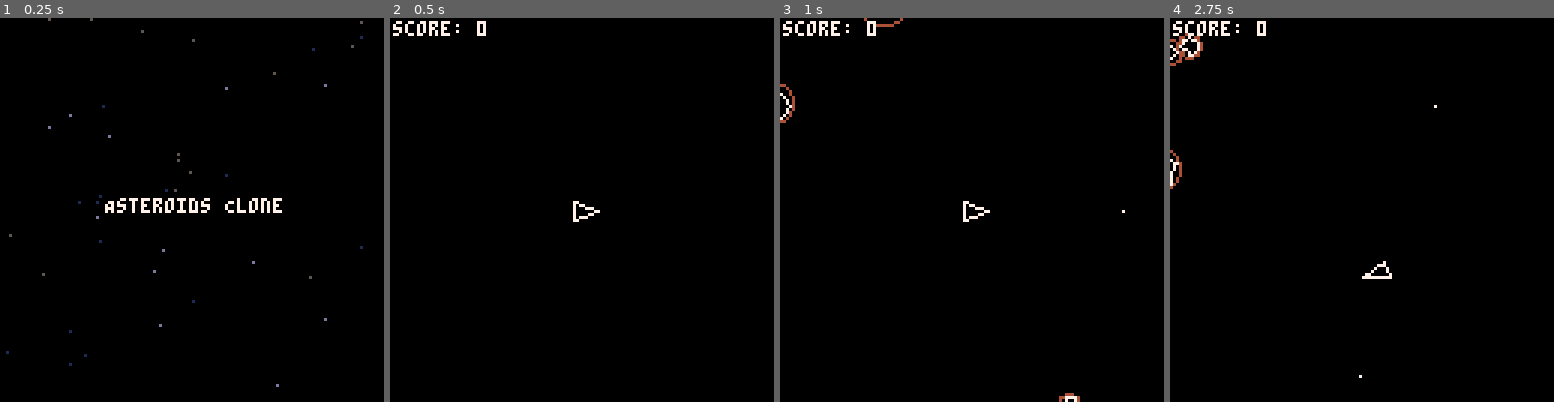
Above: before the commit, frames 1-4 (left to right).
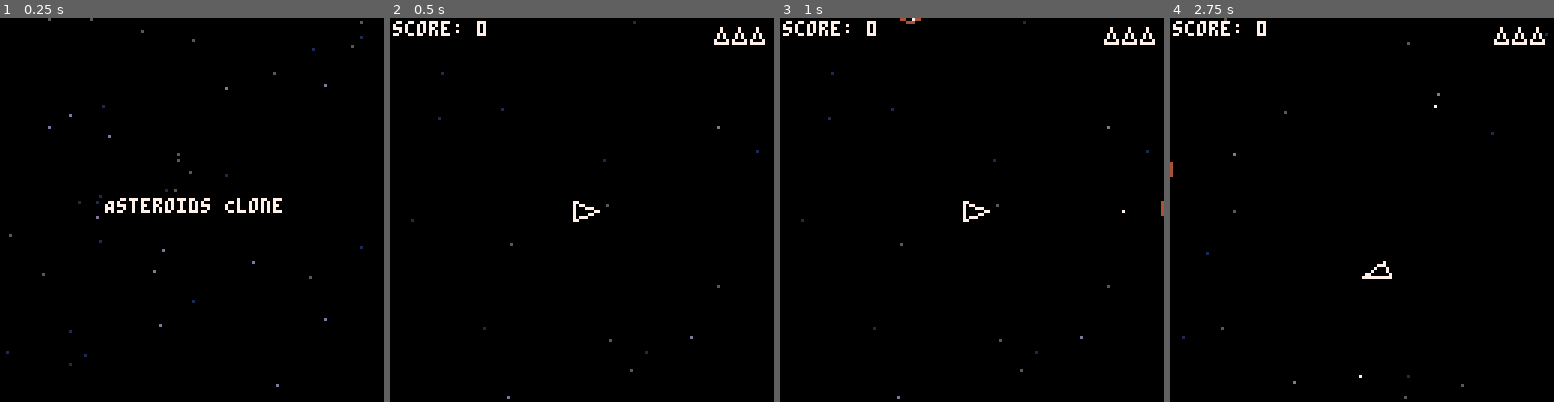
Above: after the commit, the same moments.

Repository: spencersokol/asteroids
Game: PICO-8 cartridge demo.p8
Two runs of this game, one before a commit and one after it. Both use one fixed random seed, a clock stepped at 60 frames per second and the inputs below.
Inputs:
- Up to frame 1 (0.25 s): no input
- Up to frame 2 (0.5 s): tap X (X key) at 0.33 s
- Up to frame 3 (1 s): tap O (Z key) at 0.7 s
- Up to frame 4 (2.75 s): tap X (X key) at 1.07, 1.85 s; hold Right 1.6-2.1 s; tap O (Z key) at 1.7, 2.1, 2.5 s; hold Up 2.15-2.42 s; hold Right from 2.47 s (still down)

Frame 1 is identical in both runs. In frame 2, 0.3% of the frame differs, in the area x 5-98%, y 0-100%; in frame 3, 0.7%; in frame 4, 0.8%, in the area x 0-99%, y 0-100%.

Commit message:
Add player lives

Diff:
--- a/demo.p8
+++ b/demo.p8
@@ -13,6 +13,7 @@
 #include src/entities/starfield.lua
 #include src/entities/star.lua
 #include src/entities/ship.lua
+#include src/entities/player_ship.lua
 #include src/entities/bullet.lua
 #include src/entities/asteroid.lua
 #include src/entities/asteroid_medium.lua
--- a/src/entities/asteroid.lua
+++ b/src/entities/asteroid.lua
@@ -59,7 +59,7 @@
 
         points = {}
 
-        -- generate random starting info, with position away from ship
+        -- generate random starting info, with position away from player
         speed = rnd(0.75) + 0.25
         rotation = rnd(1)
         spin_speed = rnd(0.015)
--- a/src/entities/bullet.lua
+++ b/src/entities/bullet.lua
@@ -50,8 +50,6 @@
 
         entity.destroy(_ENV)
 
-        gamestate.bullet_count -= 1
-
     end
 
 })
--- /dev/null
+++ b/src/entities/player_ship.lua
@@ -0,0 +1,99 @@
+player_ship = ship:extend({
+
+    -- "constants"
+    label = "player_ship",
+
+    -- bullets
+    bullet_count = 0,
+    bullet_max = 3,
+
+    friction = 0.92,
+    speed = 1.5,
+    rotation_speed = 0.03,
+
+    -- movement
+    x_velocity = 0,
+    y_velocity = 0,
+
+    init = function(_ENV)
+
+        entity.init(_ENV)
+
+        x = 64
+        y = 64
+
+        front_distance = 5
+        rear_distance = 3
+        side_distance = 3
+
+        rotation = 0
+
+        x_velocity = 0
+        y_velocity = 0
+
+        front = {}
+        rear = {}
+        rear_left = {}
+        rear_right = {}
+
+        _ENV:calculate_border_points()
+
+        log("player front: " .. front.x .. "," .. front.y)
+        log("player rear left: " .. rear_left.x .. "," .. rear_left.y)
+        log("player rear right: " .. rear_right.x .. "," .. rear_right.y)
+
+    end,
+
+    update = function(_ENV)
+
+        entity.update(_ENV)
+
+        -- handle movement input
+        if btn(2) then
+            x_velocity = cos(rotation) * speed
+            y_velocity = sin(rotation) * speed
+        else -- slow down over time
+            x_velocity *= friction
+            y_velocity *= friction
+        end
+
+        -- handle rotation input
+        if btn(0) then
+            rotation += rotation_speed
+        end
+
+        if btn(1) then
+            rotation -= rotation_speed
+        end
+
+        -- handle fire
+        if btnp(4) then
+
+            if (bullet_count < bullet_max) then
+
+                bullet:new({
+                    x = front.x,
+                    y = front.y,
+                    rotation = rotation
+                })
+
+                bullet_count += 1
+
+            end
+        end
+
+        -- update position
+        x += x_velocity
+        y += y_velocity
+
+        -- don't go off screen
+        if (x > 128) x = 0
+        if (x < 0) x = 128
+        if (y > 128) y = 0
+        if (y < 0) y = 128
+
+        _ENV:calculate_border_points()
+
+    end,
+
+})
--- a/src/entities/ship.lua
+++ b/src/entities/ship.lua
@@ -3,26 +3,16 @@
     -- "constants"
     label = "ship",
 
-    front_distance = 5,
-    rear_distance = 3,
-    side_distance = 3,
-
-    friction = 0.92,
-    speed = 1.5,
-    rotation_speed = 0.03,
-
     -- position
-    x = 64,
-    y = 64,
+    --[[
+    x = 0,
+    y = 0,
     front = { x = 0, y = 0 },
     rear = { x = 0, y = 0 },
     rear_left = { x = 0, y = 0 },
     rear_right = { x = 0, y = 0 },
     rotation = 0,
-
-    -- movement
-    x_velocity = 0,
-    y_velocity = 0,
+    ]]
 
     calculate_border_points = function(_ENV)
 
@@ -45,72 +35,26 @@
 
         entity.init(_ENV)
 
-        x = 64
-        y = 64
+        front_distance = front_distance or 3
+        rear_distance = rear_distance or 2
+        side_distance = side_distance or 2
 
-        rotation = 0
+        rotation = 0.25
 
-        x_velocity = 0
-        y_velocity = 0
+        x = x or 64
+        y = y or 64
 
-        _ENV:calculate_border_points()
-
-    end,
-
-    update = function(_ENV)
-
-        entity.update(_ENV)
-
-        -- handle movement input
-        if btn(2) then
-            x_velocity = cos(rotation) * speed
-            y_velocity = sin(rotation) * speed
-        else -- slow down over time
-            x_velocity *= friction
-            y_velocity *= friction
-        end
-
-        -- handle rotation input
-        if btn(0) then
-            rotation += rotation_speed
-        end
-
-        if btn(1) then
-            rotation -= rotation_speed
-        end
-
-        -- handle fire
-        if btnp(4) then
-
-            if (gamestate.bullet_count < gamestate.bullet_max) then
-
-                bullet:new({
-                    x = front.x,
-                    y = front.y,
-                    rotation = rotation
-                })
-
-                gamestate.bullet_count += 1
-
-            end
-        end
-
-        -- update position
-        x += x_velocity
-        y += y_velocity
-
-        -- don't go off screen
-        if (x > 128) x = 0
-        if (x < 0) x = 128
-        if (y > 128) y = 0
-        if (y < 0) y = 128
+        front = {}
+        rear = {}
+        rear_left = {}
+        rear_right = {}
 
         _ENV:calculate_border_points()
 
     end,
 
     draw = function(_ENV)
-
+log("DRAWING SHIP: " .. front.x .. "," .. front.y)
         line(front.x, front.y, rear_left.x, rear_left.y, 7)
         line(front.x, front.y, rear_right.x, rear_right.y, 7)
         line(rear_left.x, rear_left.y, rear_right.x, rear_right.y, 7)
--- a/src/entities/starfield.lua
+++ b/src/entities/starfield.lua
@@ -3,7 +3,7 @@
     -- "constants"
     label = "starfield",
 
-    count = 0,
+    star_count = 0,
 
     init = function(_ENV)
 
@@ -11,9 +11,9 @@
 
         stars = {}
 
-        count = rnd(40) + 20
+        star_count = rnd(40) + 20
 
-        for i = 1, count do
+        for i = 1, star_count do
             add(stars, star:new())
         end
 
--- a/src/scenes/game.lua
+++ b/src/scenes/game.lua
@@ -2,11 +2,20 @@
 
     player = {},
     state = {},
+    ships = {},
 
     init = function(_ENV)
 
+        starfield:new()
+
         state = gamestate:new()
-        player = ship:new()
+        player = player_ship:new()
+
+        for i = 1, state.lives do
+            local s = ship:new({ x = (128 - (i * 6)), y = 6 })
+            log("life ship: " .. s.x .. "," .. s.y)
+            add(ships, s)
+        end
 
     end,
 
@@ -28,6 +37,11 @@
 
         end
 
+        log("--- game stats ---")
+        log("asteroids: " .. #asteroids)
+        log("bullets: (" .. #bullets .. "/" .. state.bullet_count .. ") of " .. state.bullet_max)
+        log("---")
+
         -- check collisions
         for a in all(asteroids) do
 
@@ -39,14 +53,20 @@
                 a.is_killer = true
 
                 --do lose life or game over
+                local s = ships[state.lives]
+                del(ships, s)
+                s:destroy()
                 state.player_dead = true
+                state.lives -= 1
                 sfx(0)
             end
 
             for b in all(bullets) do
                 if bullet_hits_asteroid(_ENV, b, a) then
+                    log("bullet hit asteroid")
                     a:destroy(_ENV)
                     b:destroy(_ENV)
+                    player.bullet_count -= 1
                     state.score += a.score
                 end
             end
@@ -56,6 +76,7 @@
         for b in all(bullets) do
 
             if (b.distance > 130) then
+                player.bullet_count -= 1
                 b:destroy(_ENV)
             end
 
@@ -75,7 +96,7 @@
         -- decide on what objects to actually draw first
         -- this just tries to draw everything
         for e in all(entity.objects) do
-            if (e:is(ship)) then
+            if (e:is(player_ship)) then
                 if (not state.player_dead) e:draw()
             else
                 e:draw()
@@ -91,22 +112,35 @@
         state:destroy()
     end,
 
-    bullet_hits_asteroid = function(_ENV, bullet, asteroid)
+    bullet_hits_asteroid = function(_ENV, b, a)
         -- use point/circle collision detection
-        return point_in_circle(bullet.x, bullet.y, asteroid.x, asteroid.y, asteroid.width)
+
+        log("--- check bullet collision ---")
+        log("bullet: " .. b.x .. "," .. b.y)
+        log("asteroid: " .. a.x .. "," .. a.y .. " " .. a.width)
+        log("---")
+
+        return point_in_circle(b.x, b.y, a.x, a.y, a.width)
     end,
 
-    asteroid_hits_player = function(_ENV, asteroid)
+    asteroid_hits_player = function(_ENV, a)
 
         if (state.player_dead) return false
 
         -- add a buffer here to be a little forgiving
         local radius = asteroid.width - 0.5
 
+        log("--- check player collision ---")
+        log("player front: " .. player.front.x .. "," .. player.front.y)
+        log("player rear left: " .. player.rear_left.x .. "," .. player.rear_left.y)
+        log("player rear right: " .. player.rear_right.x .. "," .. player.rear_right.y)
+        log("asteroid: " .. a.x .. "," .. a.y .. " " .. radius)
+        log("---")
+
         -- check the points first
-        local front = point_in_circle(player.front.x, player.front.y, asteroid.x, asteroid.y, radius)
-        local rear_left = point_in_circle(player.rear_left.x, player.rear_left.y, asteroid.x, asteroid.y, radius)
-        local rear_right = point_in_circle(player.rear_right.x, player.rear_right.y, asteroid.x, asteroid.y, radius)
+        local front = point_in_circle(player.front.x, player.front.y, a.x, a.y, radius)
+        local rear_left = point_in_circle(player.rear_left.x, player.rear_left.y, a.x, a.y, radius)
+        local rear_right = point_in_circle(player.rear_right.x, player.rear_right.y, a.x, a.y, radius)
 
         if (front or rear_left or rear_right) return true
 
--- a/src/utils/class.lua
+++ b/src/utils/class.lua
@@ -33,7 +33,7 @@
     end,
 
     is = function(_ENV, klass)
-        return _ENV.class == klass -- or count(ancestors, klass) > 0
+        return _ENV.class == klass or count(ancestors, klass) > 0
     end,
 
     init = _noop
--- a/src/utils/gamestate.lua
+++ b/src/utils/gamestate.lua
@@ -1,8 +1,6 @@
 gamestate = gameobject:extend({
 
     player_dead = false,
-    bullet_count = 0,
-    bullet_max = 3,
     lives = 3,
     score = 0,
     frames = 0,
Not shown, changed: README.md
